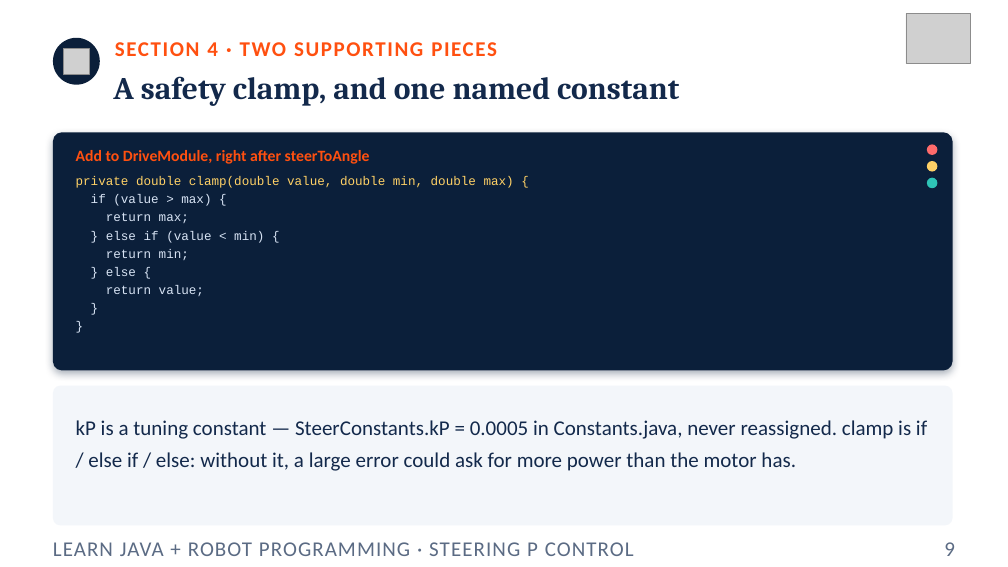
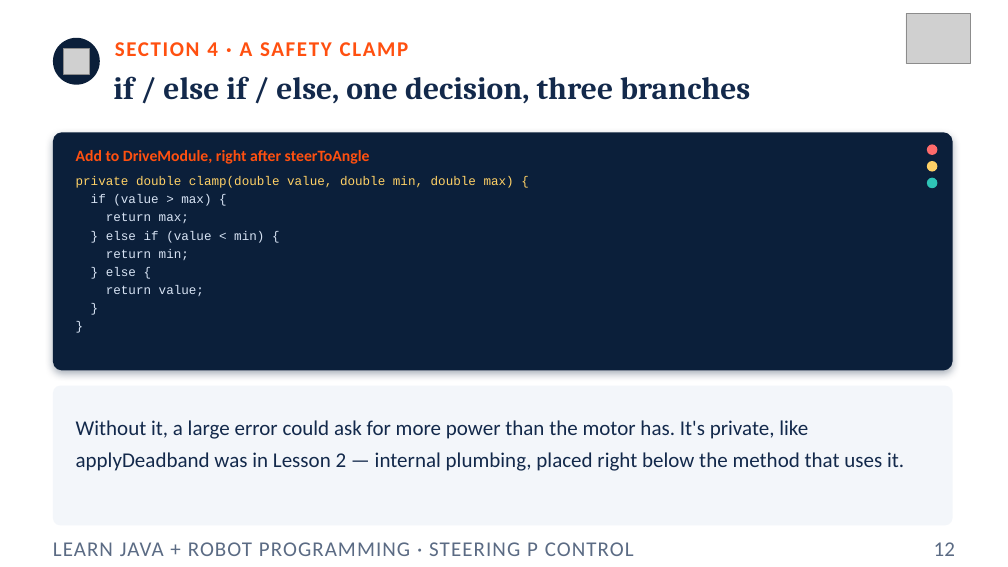
Before and after one commit to FRC5010/BasicRobotLessons, a slide deck: slide 12 of docs/presentations/v3/05-steering-p-control.pptx (slide 9 before the commit). Drawn at 1008x567 pixels with LibreOffice and Linux fonts; fonts in the diff are those of the drawing; grey boxes stand for pictures. Boxes give left, top, right and bottom in pixels: in the first picture for what was removed or moved away, otherwise in the second. Text is boxed around its words. In the diff, an @@ line names an element or a change of style, - is before the commit and + after.

```diff
--- a/docs/presentations/v3/05-steering-p-control.pptx
+++ b/docs/presentations/v3/05-steering-p-control.pptx
@@ text at <box>115,42,409,56</box>: text changed @@
-SECTION 4 · TWO SUPPORTING PIECES
+SECTION 4 · A SAFETY CLAMP
@@ text at <box>113,76,750,104</box>: text changed @@
-A safety clamp, and one named constant
+if / else if / else, one decision, three branches
@@ text at <box>76,420,904,471</box>: text changed @@
-kP is a tuning constant — SteerConstants.kP = 0.0005 in Constants.java, never reassigned. clamp is if / else if / else: without it, a large error could ask for more power than the motor has.
+Without it, a large error could ask for more power than the motor has. It's private, like applyDeadband was in Lesson 2 — internal plumbing, placed right below the method that uses it.
@@ text at <box>934,542,955,556</box>: text changed @@
-9
+12
```
Also in this commit, not shown: 9 other slides changed, 5 slides added, 7 other files.
